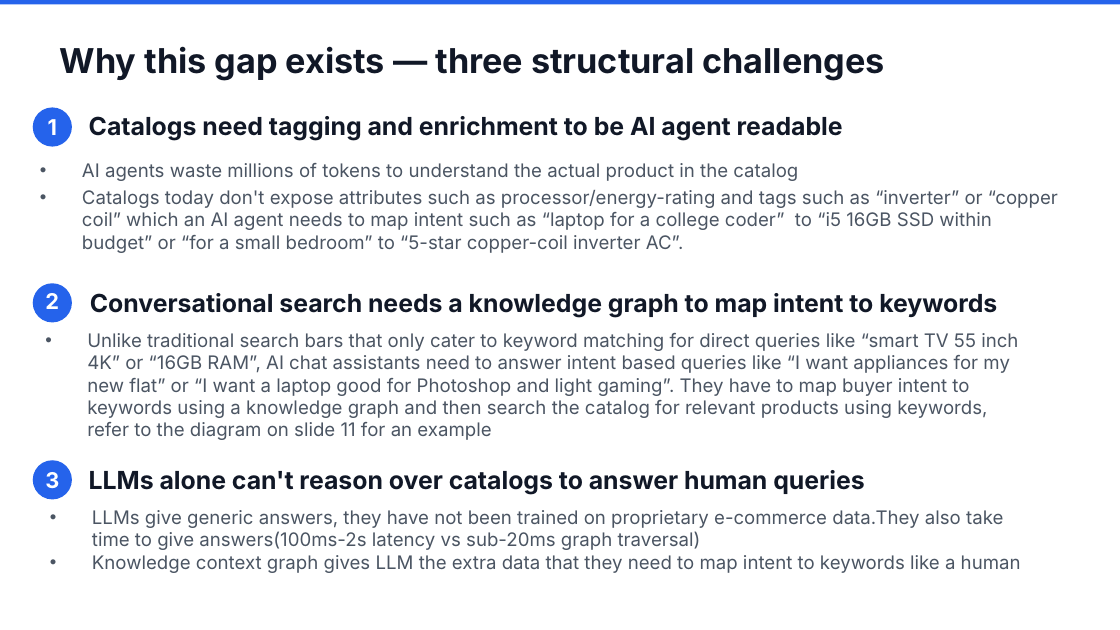
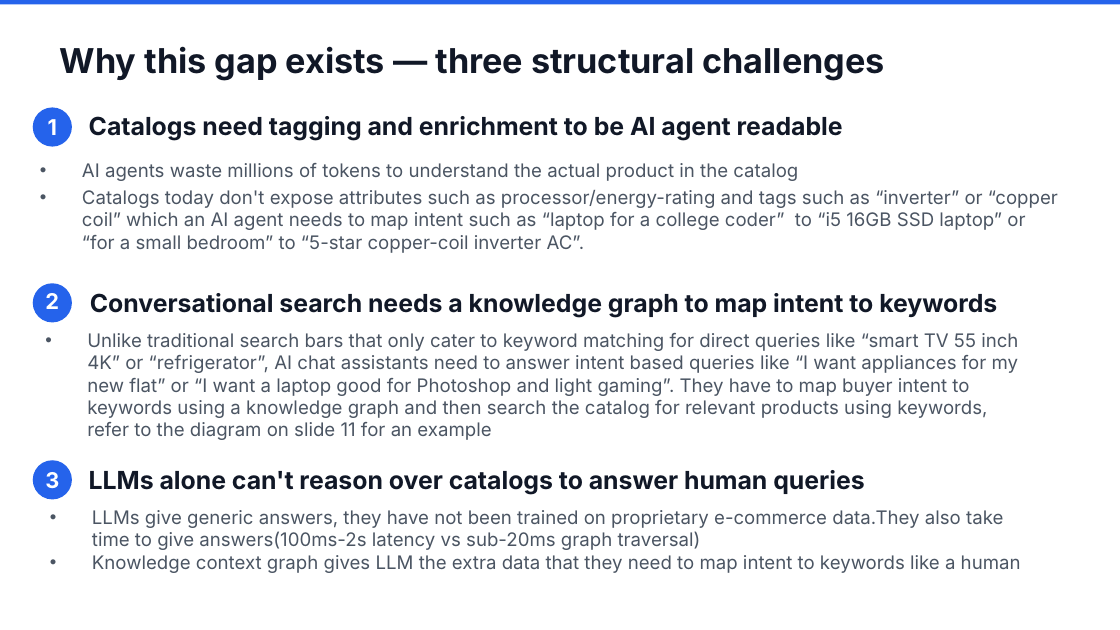
Before and after one commit to aantrikshhh/supersearch-ppt-templates, a slide deck: slide 5 of output/SS_Generic_Electronics.pptx. Drawn at 1120x630 pixels with LibreOffice and Linux fonts; fonts in the diff are those of the drawing. Boxes give left, top, right and bottom in pixels: in the first picture for what was removed or moved away, otherwise in the second. Text is boxed around its words. In the diff, an @@ line names an element or a change of style, - is before the commit and + after.

```diff
--- a/output/SS_Generic_Electronics.pptx
+++ b/output/SS_Generic_Electronics.pptx
@@ text at box(82, 190, 1058, 253): text changed @@
-• Catalogs today don't expose attributes such as processor/energy-rating and tags such as “inverter” or “copper coil” which an AI agent needs to map intent such as “laptop for a college coder” to “i5 16GB SSD within budget” or “for a small bedroom” to “5-star copper-coil inverter AC”.
+• Catalogs today don't expose attributes such as processor/energy-rating and tags such as “inverter” or “copper coil” which an AI agent needs to map intent such as “laptop for a college coder” to “i5 16GB SSD laptop” or “for a small bedroom” to “5-star copper-coil inverter AC”.
@@ text at box(87, 333, 1019, 440): text changed @@
-• Unlike traditional search bars that only cater to keyword matching for direct queries like “smart TV 55 inch 4K” or “16GB RAM”, AI chat assistants need to answer intent based queries like “I want appliances for my new flat” or “I want a laptop good for Photoshop and light gaming”. They have to map buyer intent to keywords using a knowledge graph and then search the catalog for relevant products using keywords, refer to the diagram on slide 11 for an example
+• Unlike traditional search bars that only cater to keyword matching for direct queries like “smart TV 55 inch 4K” or “refrigerator”, AI chat assistants need to answer intent based queries like “I want appliances for my new flat” or “I want a laptop good for Photoshop and light gaming”. They have to map buyer intent to keywords using a knowledge graph and then search the catalog for relevant products using keywords, refer to the diagram on slide 11 for an example
```
Also in this commit, not shown: 3 other slides changed, 11 other files.
